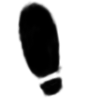
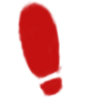
Layers edited between the first and the second w=100, h=100 image:
painted on "Fundo" over [17, 0, 64, 98]
